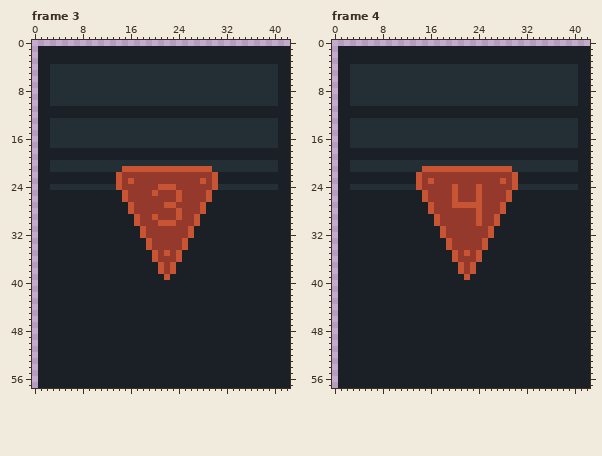
Pixel-art file, stored at Assets/Art/ProgramCards/Register.aseprite. Above is the file before it was changed.
43x58 pixels, 5 frames. Shown: frame 3, frame 4. The commit also changed other frames, which this record leaves out.
New version:
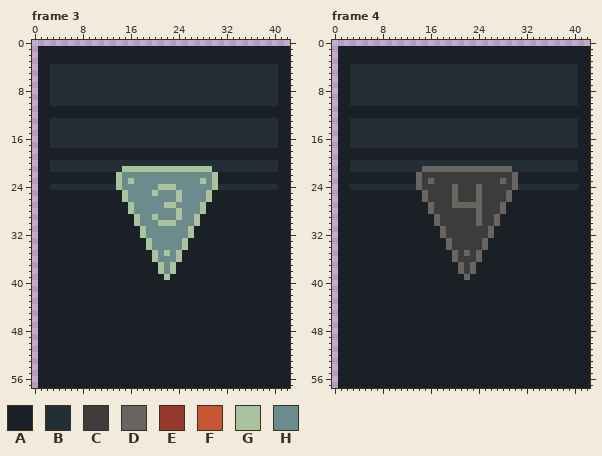
Palette (. is transparent): A #1b2026  B #242e35  C #3c3d3b  D #686461  E #95392c  F #c75533  G #aac39e  H #6b8b8c
Difference:
--- frame 3, layer "Layer 3"
@@ x 12..32 @@
 20 BBBBBBBBBBBBBBBBBBBBB
-21 BBBFFFFFFFFFFFFFFFBBB
-22 AAFEEEEEEEEEEEEEEEFAA
-23 AAFEFEEEEEEEEEEEFEFAA
-24 BBFEEEEEEFFFEEEEEEFBB
-25 AAAFEEEEFEEEFEEEEFAAA
-26 AAAFEEEEEEEEFEEEEFAAA
-27 AAAAFEEEEEFFEEEEFAAAA
-28 AAAAFEEEEEEEFEEEFAAAA
-29 AAAAAFEEFEEEFEEFAAAAA
-30 AAAAAFEEEFFFEEEFAAAAA
-31 AAAAAAFEEEEEEEFAAAAAA
-32 AAAAAAFEEEEEEEFAAAAAA
-33 AAAAAAAFEEEEEFAAAAAAA
-34 AAAAAAAFEEEEEFAAAAAAA
-35 AAAAAAAAFEFEFAAAAAAAA
-36 AAAAAAAAFEEEFAAAAAAAA
-37 AAAAAAAAAFEFAAAAAAAAA
-38 AAAAAAAAAFEFAAAAAAAAA
-39 AAAAAAAAAAFAAAAAAAAAA
+21 BBBGGGGGGGGGGGGGGGBBB
+22 AAGHHHHHHHHHHHHHHHGAA
+23 AAGHGHHHHHHHHHHHGHGAA
+24 BBGHHHHHHGGGHHHHHHGBB
+25 AAAGHHHHGHHHGHHHHGAAA
+26 AAAGHHHHHHHHGHHHHGAAA
+27 AAAAGHHHHHGGHHHHGAAAA
+28 AAAAGHHHHHHHGHHHGAAAA
+29 AAAAAGHHGHHHGHHGAAAAA
+30 AAAAAGHHHGGGHHHGAAAAA
+31 AAAAAAGHHHHHHHGAAAAAA
+32 AAAAAAGHHHHHHHGAAAAAA
+33 AAAAAAAGHHHHHGAAAAAAA
+34 AAAAAAAGHHHHHGAAAAAAA
+35 AAAAAAAAGHGHGAAAAAAAA
+36 AAAAAAAAGHHHGAAAAAAAA
+37 AAAAAAAAAGHGAAAAAAAAA
+38 AAAAAAAAAGHGAAAAAAAAA
+39 AAAAAAAAAAGAAAAAAAAAA
 40 AAAAAAAAAAAAAAAAAAAAA
--- frame 4, layer "Layer 3"
@@ x 12..32 @@
 20 BBBBBBBBBBBBBBBBBBBBB
-21 BBBFFFFFFFFFFFFFFFBBB
-22 AAFEEEEEEEEEEEEEEEFAA
-23 AAFEFEEEEEEEEEEEFEFAA
-24 BBFEEEEEFEEEFEEEEEFBB
-25 AAAFEEEEFEEEFEEEEFAAA
-26 AAAFEEEEFEEEFEEEEFAAA
-27 AAAAFEEEFFFFFEEEFAAAA
-28 AAAAFEEEEEEEFEEEFAAAA
-29 AAAAAFEEEEEEFEEFAAAAA
-30 AAAAAFEEEEEEFEEFAAAAA
-31 AAAAAAFEEEEEEEFAAAAAA
-32 AAAAAAFEEEEEEEFAAAAAA
-33 AAAAAAAFEEEEEFAAAAAAA
-34 AAAAAAAFEEEEEFAAAAAAA
-35 AAAAAAAAFEFEFAAAAAAAA
-36 AAAAAAAAFEEEFAAAAAAAA
-37 AAAAAAAAAFEFAAAAAAAAA
-38 AAAAAAAAAFEFAAAAAAAAA
-39 AAAAAAAAAAFAAAAAAAAAA
+21 BBBDDDDDDDDDDDDDDDBBB
+22 AADCCCCCCCCCCCCCCCDAA
+23 AADCDCCCCCCCCCCCDCDAA
+24 BBDCCCCCDCCCDCCCCCDBB
+25 AAADCCCCDCCCDCCCCDAAA
+26 AAADCCCCDCCCDCCCCDAAA
+27 AAAADCCCDDDDDCCCDAAAA
+28 AAAADCCCCCCCDCCCDAAAA
+29 AAAAADCCCCCCDCCDAAAAA
+30 AAAAADCCCCCCDCCDAAAAA
+31 AAAAAADCCCCCCCDAAAAAA
+32 AAAAAADCCCCCCCDAAAAAA
+33 AAAAAAADCCCCCDAAAAAAA
+34 AAAAAAADCCCCCDAAAAAAA
+35 AAAAAAAADCDCDAAAAAAAA
+36 AAAAAAAADCCCDAAAAAAAA
+37 AAAAAAAAADCDAAAAAAAAA
+38 AAAAAAAAADCDAAAAAAAAA
+39 AAAAAAAAAADAAAAAAAAAA
 40 AAAAAAAAAAAAAAAAAAAAA
Where, in picture pixels (left, top, right, bottom), the same in both pictures:
changed: (116, 166, 218, 280)
changed: (416, 166, 518, 280)
